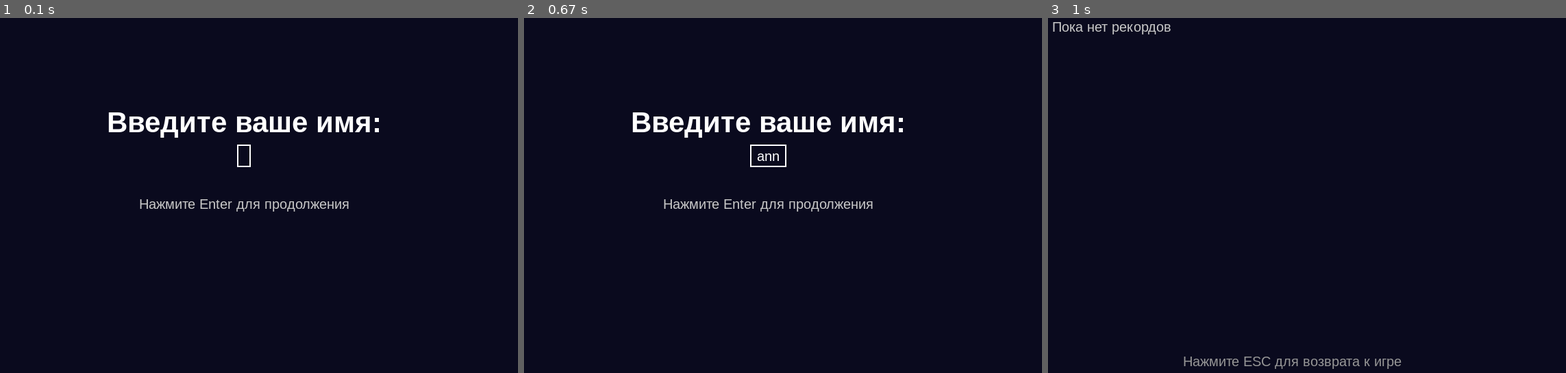
Above: before the commit, frames 1-3 (left to right).
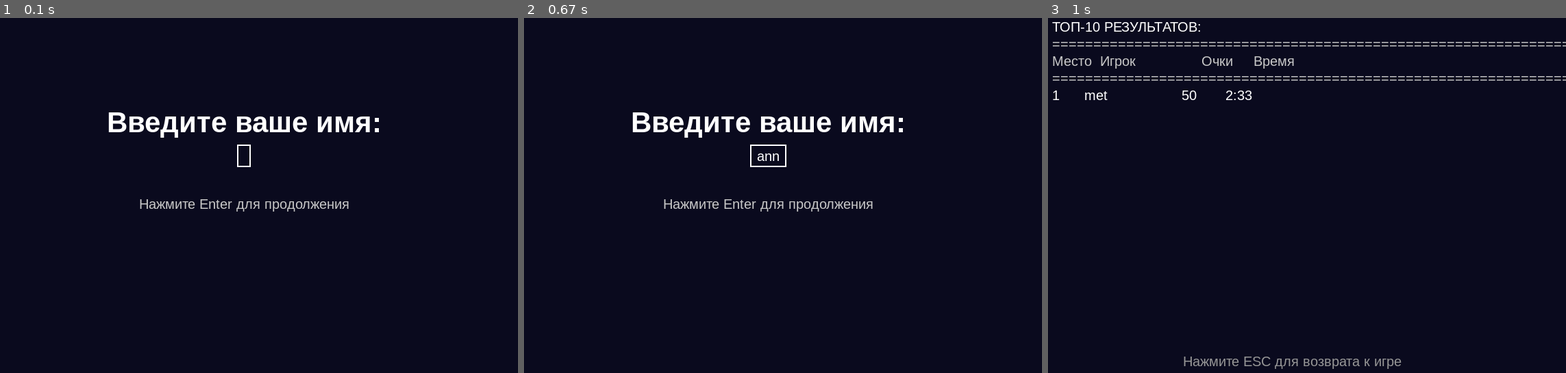
Above: after the commit, the same moments.

Repository: LeraTheUnicorn/PygameArkanoid
Game: pygame game, started from PyGameBall.py
The game is run twice, just before and just after one commit, with the same random seed, the same clock (stepped at 60 frames per second) and the same inputs.
Inputs:
- Up to frame 1 (0.1 s): no input
- Up to frame 2 (0.67 s): type "ann" at 0.33 s
- Up to frame 3 (1 s): tap Enter at 0.67 s; tap Esc at 0.88 s

Frames 1-2 are identical in both runs. In frame 3, 2.2% of the frame differs, in the area x 0-100%, y 1-24%.

Commit message:
Bug fixes and improvements for v1.4.1

Diff:
--- a/PyGameBall.py
+++ b/PyGameBall.py
@@ -1,10 +1,11 @@
 # Игра Арканоид
 # Отслеживание версий
-VERSION = "1.4.0"
+VERSION = "1.4.1"
 
 import random
 import math
 import time
+import numpy as np
 from dataclasses import dataclass, field
 from typing import List
 
@@ -35,6 +36,32 @@
 BRICK_OFFSET_TOP = 60
 
 MAX_LIVES = 3  # Максимальное количество жизней
+
+
+def generate_tone_sound(frequency: float, duration: float, sample_rate: int = 44100, volume: float = 0.3) -> pygame.mixer.Sound:
+    """Генерирует короткий тональный звук для звуковых эффектов"""
+    frames = int(duration * sample_rate)
+    t = np.linspace(0, duration, frames)
+
+    # Генерируем синусоидальную волну с небольшим количеством гармоник для более богатого звука
+    wave = np.sin(2 * np.pi * frequency * t)
+    wave += 0.3 * np.sin(2 * np.pi * frequency * 2 * t)  # Первая гармоника
+    wave += 0.1 * np.sin(2 * np.pi * frequency * 3 * t)  # Вторая гармоника
+
+    # Добавляем затухание
+    envelope = np.exp(-3 * t)  # Быстрое затухание
+    wave = wave * envelope
+
+    # Нормализуем и приводим к 16-битному формату
+    wave = np.clip(wave * volume, -1.0, 1.0)
+    wave_16bit = (wave * 32767).astype(np.int16)
+
+    # Создаем pygame Sound объект
+    stereo_wave = np.zeros((len(wave_16bit), 2), dtype=np.int16)
+    stereo_wave[:, 0] = wave_16bit
+    stereo_wave[:, 1] = wave_16bit
+
+    return pygame.sndarray.make_sound(stereo_wave)
 
 
 def get_player_name(screen: pygame.Surface, font: pygame.font.Font, big_font: pygame.font.Font) -> str:
@@ -126,7 +153,7 @@
             if event.type == pygame.KEYDOWN:
                 if event.key == pygame.K_RETURN:
                     waiting = False
-                elif event.key == pygame.K_h or event.key == pygame.K_H:
+                elif event.key == pygame.K_h:
                     # Показываем таблицу рекордов
                     show_highscores(screen, font, highscore_manager)
 
@@ -268,13 +295,14 @@
     # Инициализация менеджера рекордов
     highscore_manager = HighScoreManager()
 
-    # Загрузка звуковых эффектов
+    # Загрузка звуковых эффектов и генерация звуков удара по кубикам
     try:
         paddle_bounce_sound = pygame.mixer.Sound("sounds/bounce.wav")
+        # Генерируем разные тональные звуки для ударов по кубикам
         brick_hit_sounds = [
-            pygame.mixer.Sound("sounds/Jump1.wav"),
-            pygame.mixer.Sound("sounds/Jump2.wav"),
-            pygame.mixer.Sound("sounds/Jump3.wav"),
+            generate_tone_sound(440, 0.2),   # A4 - 440 Гц
+            generate_tone_sound(523.25, 0.2), # C5 - ~523 Гц
+            generate_tone_sound(659.25, 0.2), # E5 - ~659 Гц
         ]
         # Пытаемся загрузить фоновую музыку
         try:
--- /dev/null
+++ b/highscores.json
@@ -0,0 +1,9 @@
+[
+  {
+    "player_name": "met",
+    "score": 50,
+    "time_seconds": 153,
+    "time_formatted": "2:33",
+    "date": "2025-11-28 16:08"
+  }
+]
--- a/highscores.py
+++ b/highscores.py
@@ -79,12 +79,13 @@
             return "Пока нет рекордов"
 
         result = "ТОП-10 РЕЗУЛЬТАТОВ:\n"
-        result += "=" * 60 + "\n"
-        result += f"{'Место':<6} {'Игрок':<15} {'Очки':<8} {'Время':<8}\n"
-        result += "=" * 60 + "\n"
+        result += "=" * 70 + "\n"
+        result += f"{'Место':<6} {'Игрок':<20} {'Очки':<8} {'Время':<8}\n"
+        result += "=" * 70 + "\n"
 
         for i, score_data in enumerate(self.highscores, 1):
-            player_name = score_data["player_name"][:12]  # Ограничиваем длину имени
-            result += f"{i:<6} {player_name:<15} {score_data['score']:<8} {score_data['time_formatted']:<8}\n"
+            player_name = score_data["player_name"][:20]  # Ограничиваем до 20 символов
+            # Форматируем строку с правильным выравниванием
+            result += f"{i:<6} {player_name:<20} {score_data['score']:<8} {score_data['time_formatted']:<8}\n"
 
         return result
Not shown, changed: changelog.md
